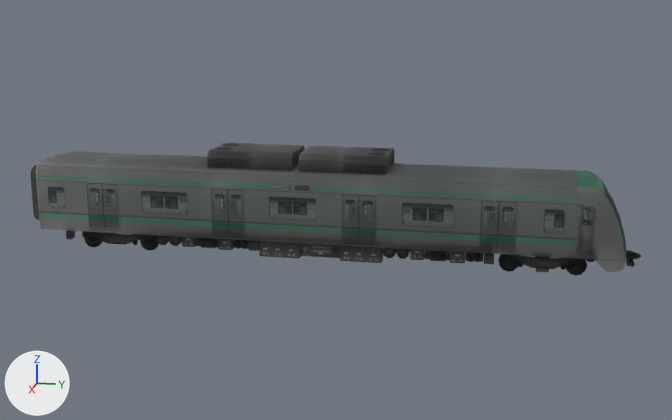
Two versions of the glTF model apps/v1/public/assets/models/head.glb, one commit apart.
The view is the same before and after, from a 50 mm lens placed at (32.3, -4.3, 9.8), pointed at (0.0, -10.8, 1.7). Lighting does not change. The marker at lower left points along +X, +Y and +Z. Vertices at the same position are counted once.

Objects in the first picture: 'Subway_Head'.
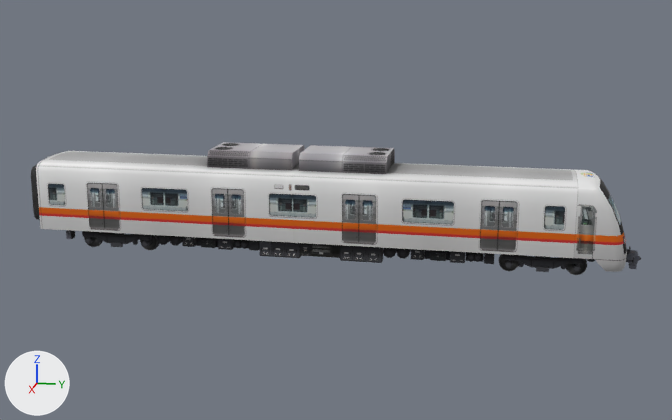
Where the newer file only moved an object's origin or applied its transform, the numbers keep the older frame.

What differs and where, as boxes [x1, y1, x2, y2] in the pictures (672 x 420 px; the box of a moved part takes in the faces that stretch with it):
'Subway_Head', reshaped: before [31, 143, 641, 276]; after [31, 142, 641, 275]
part 1 of me_subway_head, deleted: before [626, 260, 635, 267]
part 2 of me_subway_head, moved or reshaped: before [465, 182, 634, 270]; after [465, 182, 638, 270]
part 3 of me_subway_head, built on: before [37, 155, 181, 247]; after [37, 161, 181, 247]
part 4 of me_subway_head, moved or reshaped: before [234, 240, 249, 249]; after [234, 163, 578, 258]
part 5 of me_subway_head, surface changed: before [146, 240, 641, 259]; after [147, 240, 641, 261]
part 6 of me_subway_head, recoloured: [32, 145, 626, 275] in both

The change, as a diff of the scene's bpy script:
```diff
--- a/apps/v1/public/assets/models/head.glb.py
+++ b/apps/v1/public/assets/models/head.glb.py
@@ img_busan_subway_t01 @@
+img_busan_subway_t01 = load_image('Busan_subway_t01', '_unpacked/Busan_subway_t01', 1024, 1024, 'sRGB')
@@ mat_busan_subway_t01_007 @@
+mat_busan_subway_t01_007 = principled_material('Busan_subway_t01.007')
+mat_busan_subway_t01_007.texture = img_busan_subway_t01
+mat_busan_subway_t01_007.roughness = 1.0
@@ me_subway_head @@
 # used by ob_subway_head; location = (0.0, -2.25, 0.0)
-me_subway_head.from_pydata(...)  # 2528 vertices, 3324 faces; spans x -1.4..1.4, y -20.0..2.2, z 0.0..3.9
+me_subway_head.from_pydata(...)  # 2789 vertices, 3565 faces; spans x -1.4..1.4, y -20.0..2.2, z 0.0..3.9
+# me_subway_head part 1: the loose piece of 24 vertices spanning x -0.1..0.1, y 1.7..2.0, z 0.2..0.4 is deleted
+# me_subway_head part 2: 53 vertices moved within x -1.2..1.2, y -3.6..2.2, z 0.3..3.3; 88 vertices removed from x -1.2..1.2, y -3.6..1.9, z 0.0..3.2; 180 vertices added at x -1.2..1.2, y -3.6..2.0, z 0.0..3.3
+# me_subway_head part 3: 17 vertices moved within x -1.2..1.2, y -19.5..-14.5, z 0.3..3.3; 54 vertices removed from x -1.2..1.2, y -19.5..-14.6, z 0.2..3.2; 154 vertices added at x -1.2..1.2, y -19.5..-14.4, z 0.2..3.3
+# me_subway_head part 4: 12 vertices moved within x -1.1..1.1, y -11.9..-11.5, z 0.3..0.6; 18 vertices removed from x -1.1..1.1, y -11.9..-11.5, z 0.3..0.6; 39 vertices added at x -1.4..1.4, y -11.9..-9.8, z 0.4..3.4
+# me_subway_head part 5: 30 kept faces spanning x -1.2..1.2, y -17.7..2.2, z 0.3..0.7 get new texture (UV) coordinates
+# me_subway_head part 6: 2189 faces spanning x -1.4..1.4, y -20.0..2.2, z 0.0..3.9 switch from mat_m_subwaytrain (picture img_smart_station_train_t) to mat_busan_subway_t01_007 (picture img_busan_subway_t01)
```
